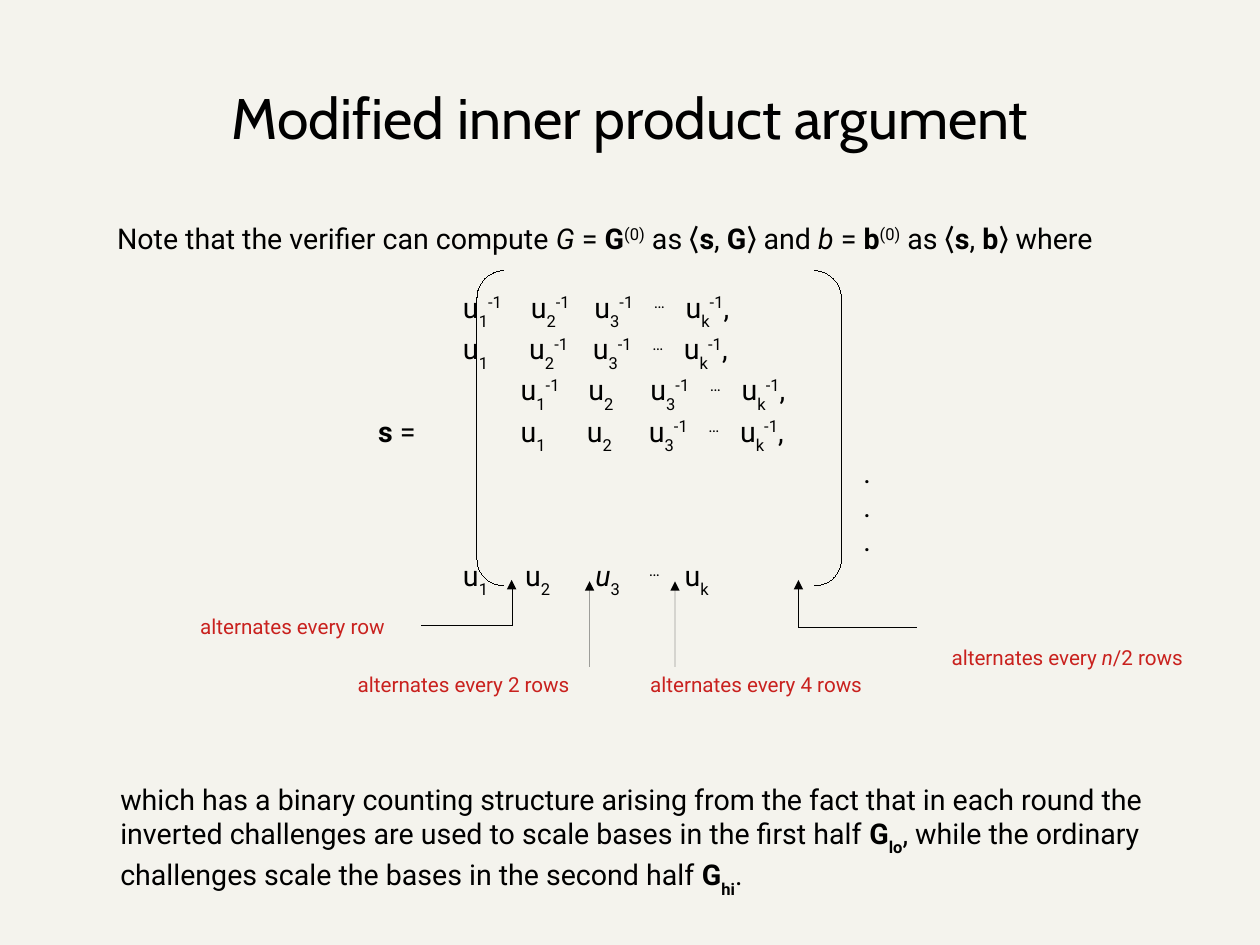
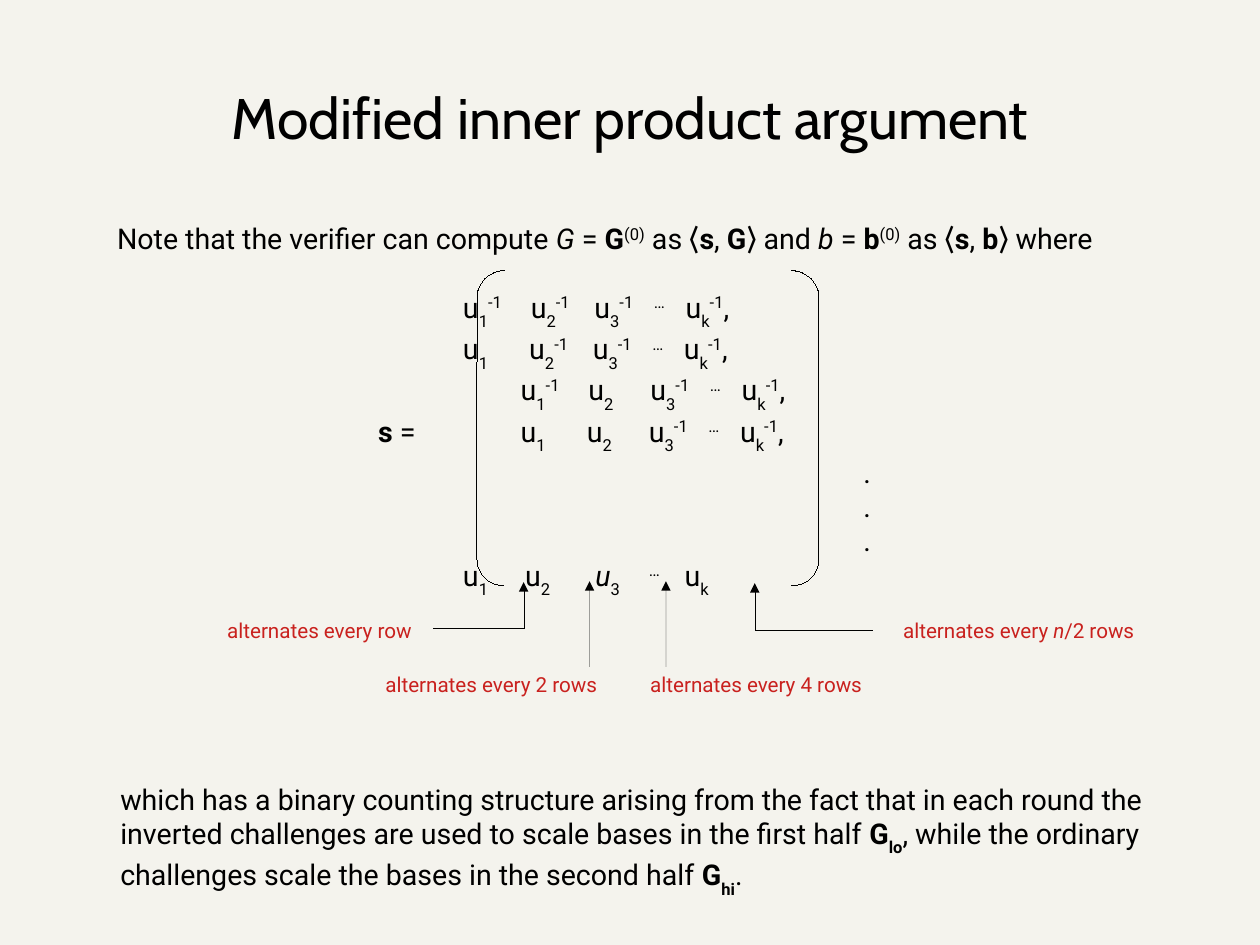
Before and after one commit to daira/halographs, a slide deck: slide 32 of deepdive.odp. Drawn at 1260x945 pixels with LibreOffice and Linux fonts; fonts in the diff are those of the drawing. Boxes give left, top, right and bottom in pixels: in the first picture for what was removed or moved away, otherwise in the second. Text is boxed around its words. In the diff, an @@ line names an element or a change of style, - is before the commit and + after.

```diff
--- a/deepdive.odp
+++ b/deepdive.odp
@@ bracket pair: place and size @@
-bracket pair at [477,271,842,587]
+bracket pair at [477,271,819,587]
@@ elbow arrow moved from (422, 625) - (512, 580) to (433, 628) - (524, 582) @@
@@ arrow moved from (676, 667) - (676, 582) to (667, 667) - (667, 582) @@
@@ elbow arrow moved from (917, 627) - (799, 580) to (874, 630) - (755, 583) @@
@@ text "alternates every row": place and size @@
-text "alternates every row" at [200,618,385,639]
+text "alternates every row" at [227,622,412,643]
@@ text "alternates every n/2 rows": place and size @@
-text "alternates every n/2 rows" at [952,649,1183,670]
+text "alternates every n/2 rows" at [903,622,1134,643]
@@ text "alternates every 2 rows": place and size @@
-text "alternates every 2 rows" at [358,676,570,697]
+text "alternates every 2 rows" at [385,676,597,697]
```
Also in this commit, not shown: 26 other slides changed, 1 other file.
